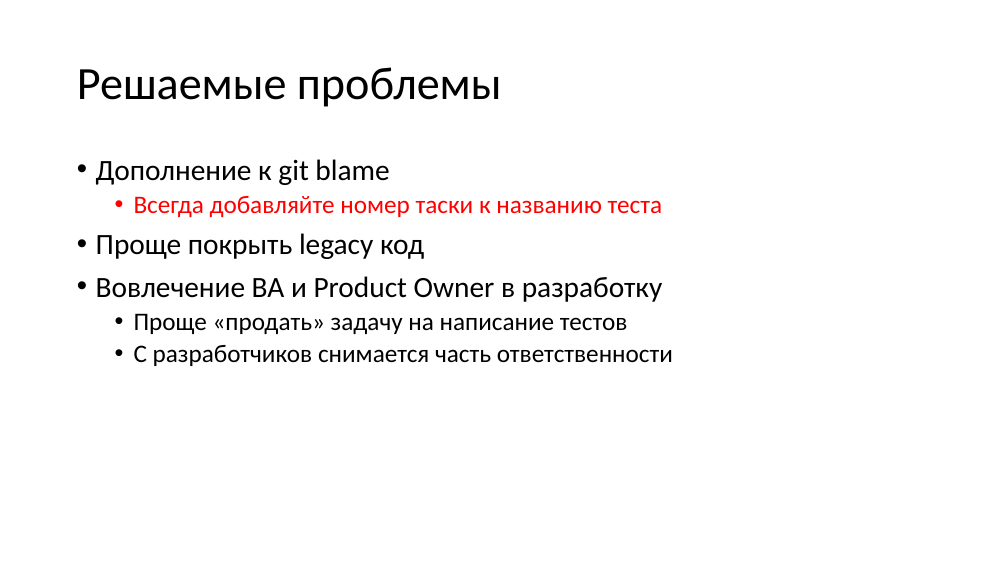
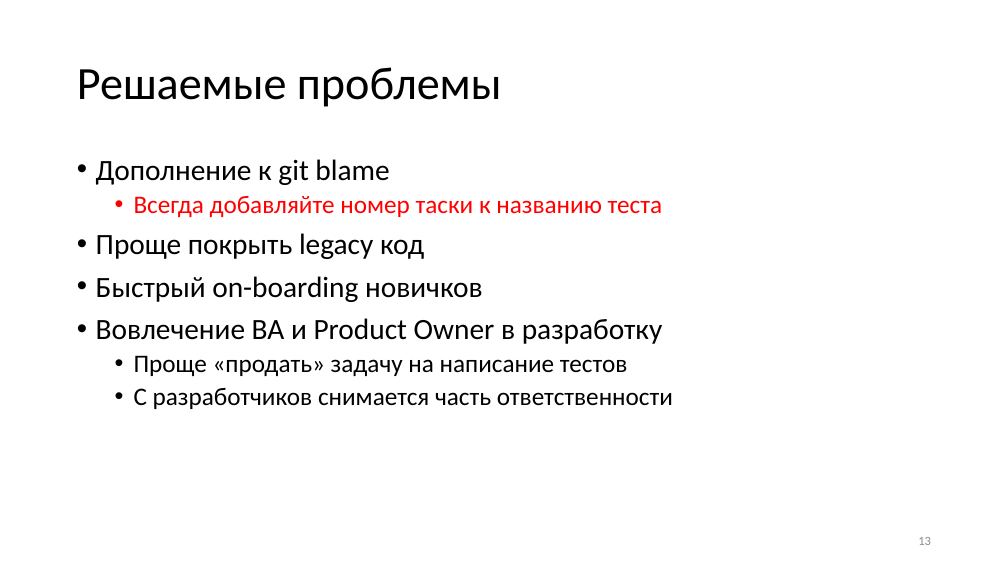
Before and after one commit to kugushev/presentations, a slide deck: slide 13 of 2019_Functional-Testing/Presentation.pptx (slide 11 before the commit). Drawn at 1008x567 pixels with LibreOffice and Linux fonts; fonts in the diff are those of the drawing. Boxes give left, top, right and bottom in pixels: in the first picture for what was removed or moved away, otherwise in the second. Text is boxed around its words. In the diff, an @@ line names an element or a change of style, - is before the commit and + after.

```diff
--- a/2019_Functional-Testing/Presentation.pptx
+++ b/2019_Functional-Testing/Presentation.pptx
@@ text at bbox=[96, 276, 483, 302]: paragraph added @@
+• Быстрый on-boarding новичков
@@ page number added at bbox=[918, 537, 931, 545], 12 pt, text #8C8C8C @@
+13
```
Also in this commit, not shown: 109 other slides changed, 7 slides added, 4 slides removed.
